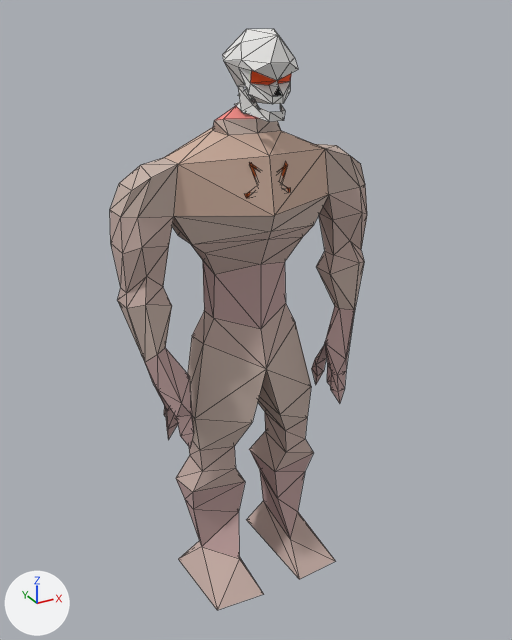
The glTF model public/assets/enemies-gltf/nechryael.gltf: old version first, new version second.
Camera for both pictures: a 50 mm lens placed at (-153.0, -278.0, 285.0), pointed at (4.0, 8.0, 142.0). Arrows for +X, +Y and +Z are at lower left; the lights stay in place. The picture after the commit comes second. Mesh edges are drawn as thin lines. Vertices at exactly the same position are counted once.
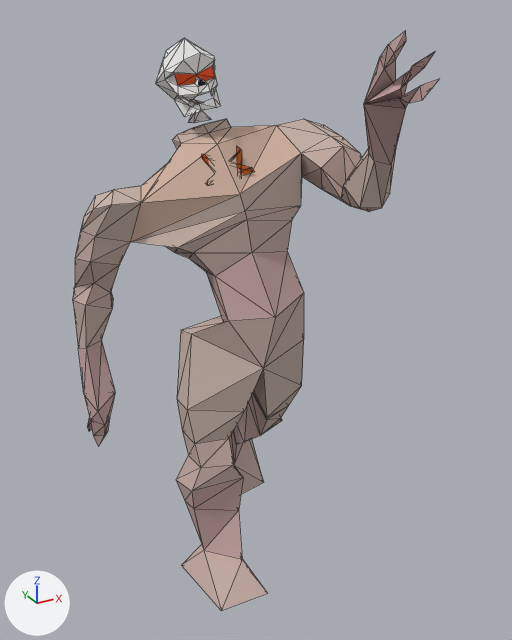
The newer file adds a shape key; the second version is drawn at full value of the shape key 'target_24' of 'Mesh_0', and the change is written as the vertex moves it makes.

Location of each change, (x1, y1, x2, y2) in pixels of the pictures (512 x 640 px; the box of a moved part takes in the faces that stretch with it):
'Mesh_0', reshaped (42% wider): before (110, 29, 367, 610); after (73, 31, 439, 611)
part 1 of me_mesh_0, moved or reshaped: before (249, 162, 288, 188); after (201, 146, 252, 172)
part 2 of me_mesh_0, moved or reshaped: before (245, 167, 290, 198); after (205, 153, 254, 185)
part 3 of me_mesh_0, moved or reshaped: before (222, 29, 298, 104); after (155, 38, 217, 101)
part 4 of me_mesh_0, moved or reshaped: before (238, 87, 285, 122); after (175, 88, 221, 117)
part 5 of me_mesh_0, moved or reshaped: before (238, 89, 254, 100); after (189, 100, 203, 106)
part 6 of me_mesh_0, moved or reshaped: before (235, 100, 259, 114); after (188, 111, 211, 123)
part 7 of me_mesh_0, moved or reshaped: before (110, 106, 367, 610); after (73, 31, 439, 611)

The change, as a diff of the scene's bpy script:
```diff
--- a/public/assets/enemies-gltf/nechryael.gltf.py
+++ b/public/assets/enemies-gltf/nechryael.gltf.py
@@ me_mesh_0 @@
 # used by ob_mesh_0; location = (0.0, 0.0, 0.0)
-me_mesh_0.from_pydata(...)  # 314 vertices, 559 faces; spans x -64.0..64.0, y -29.0..32.0, z 0.0..277.0
+me_mesh_0.from_pydata(...)  # 314 vertices, 559 faces; spans x -75.0..62.0, y -72.0..94.0, z -2.0..277.0
+# me_mesh_0 part 1: the loose piece of 10 vertices spanning x -9.0..10.0, y -13.0..-11.0, z 203.0..225.0 is multiplied about its middle by the matrix ((0.954, 0.256, -0.142), (-0.162, 0.865, 0.471), (0.244, -0.428, 0.868)), then moved by (-7.0, 26.0, 3.0)
+# me_mesh_0 part 2: the loose piece of 7 vertices spanning x -12.0..11.0, y -12.0..-11.0, z 210.0..222.0 is multiplied about its middle by the matrix ((0.955, 0.267, -0.114), (-0.173, 0.84, 0.511), (0.232, -0.469, 0.85)), then moved by (-7.0, 27.0, 2.0)
+# me_mesh_0 part 3: the loose piece of 39 vertices spanning x -15.0..15.0, y -21.0..11.0, z 249.0..277.0 is multiplied about its middle by the matrix ((0.97, 0.211, -0.121), (-0.132, 0.876, 0.464), (0.204, -0.434, 0.877)), then moved by (-12.0, 48.0, -6.0)
+# me_mesh_0 part 4: the loose piece of 12 vertices spanning x -10.0..10.0, y -18.0..-3.0, z 242.0..255.0 is multiplied about its middle by the matrix ((0.954, 0.232, -0.128), (-0.15, 0.868, 0.452), (0.219, -0.416, 0.871)), then moved by (-11.0, 42.0, -3.0)
+# me_mesh_0 part 5: the loose piece of 8 vertices spanning x -4.0..5.0, y -2.0..9.0, z 249.0..254.0 is multiplied about its middle by the matrix ((0.965, 0.216, -0.14), (-0.127, 0.874, 0.467), (0.223, -0.434, 0.872)), then moved by (-8.0, 41.0, -9.0)
+# me_mesh_0 part 6: the loose piece of 8 vertices spanning x -4.0..5.0, y 2.0..12.0, z 243.0..249.0 is multiplied about its middle by the matrix ((0.982, 0.152, -0.1), (-0.089, 0.881, 0.463), (0.159, -0.447, 0.879)), then moved by (-7.0, 39.0, -10.0)
+# me_mesh_0 part 7: 230 of 314 vertices moved; they spanned x -64.0..64.0, y -29.0..32.0, z 0.0..245.0 and now span x -75.0..62.0, y -72.0..94.0, z -2.0..277.0; mean shift (-6.0, 15.0, 18.0); largest move (43.0, -14.0, 94.0) -> (32.0, -57.0, 277.0)
 me_mesh_0.materials.append(mat_material_0)
```
